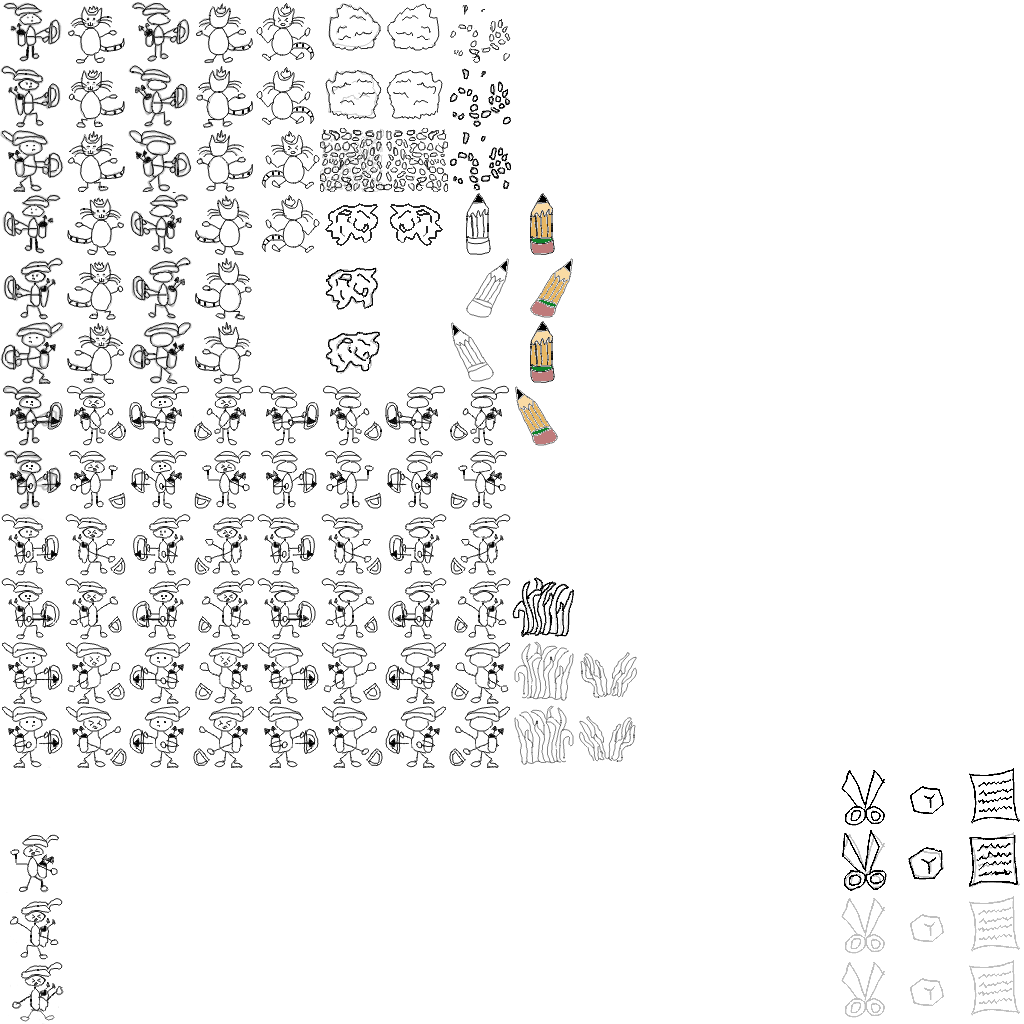
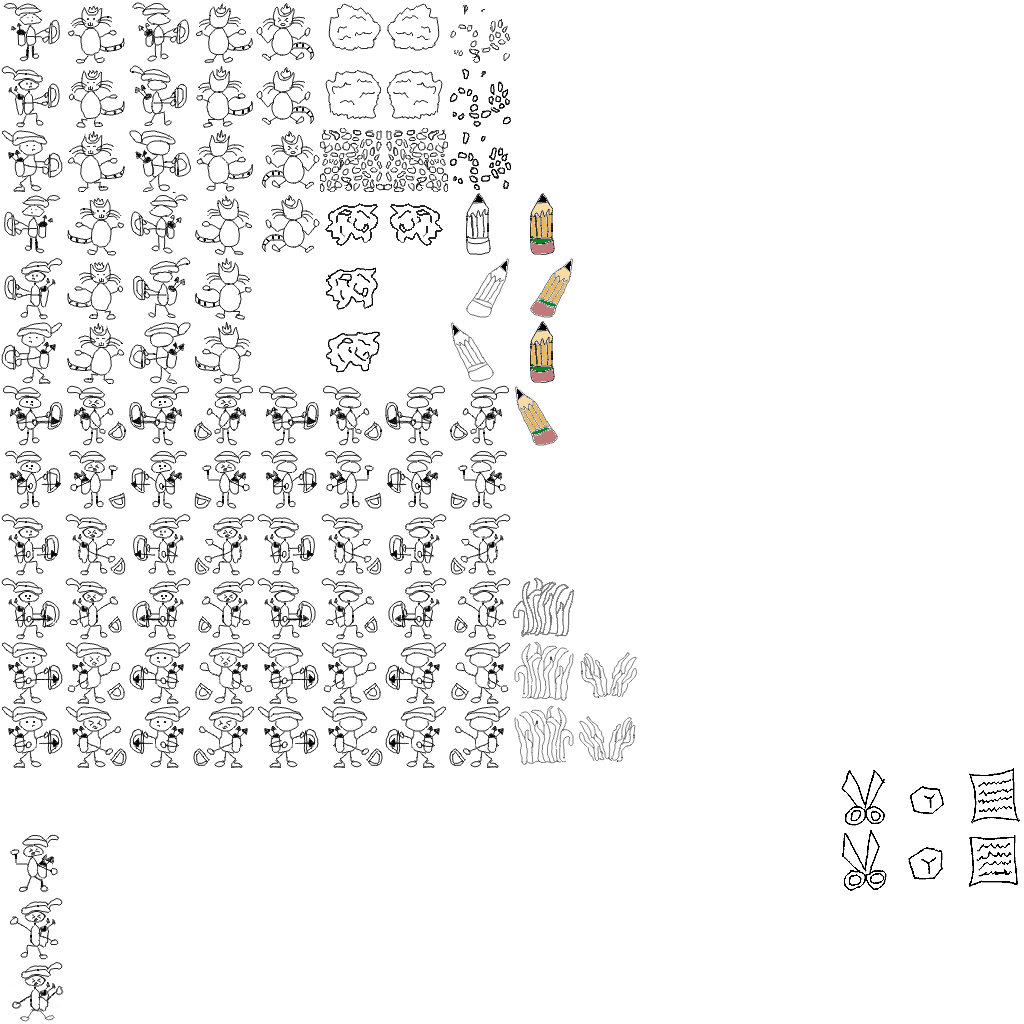
Two versions of the same layered image (1024×1024). Layer-by-layer changes:
painted on "Draw_Layer" over (x1=512, y1=577, x2=574, y2=637)
hid "Trace_Layer_DrawLocked" over (x1=0, y1=2, x2=1020, y2=1018)
